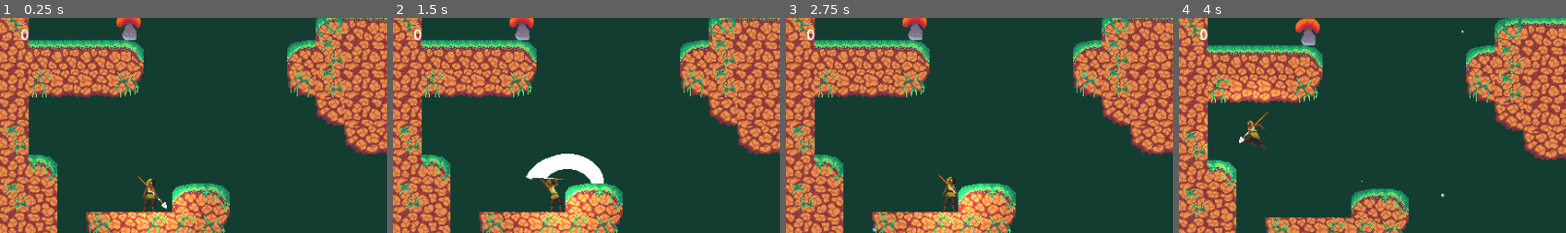
Above: before the commit, frames 1-4 (left to right).
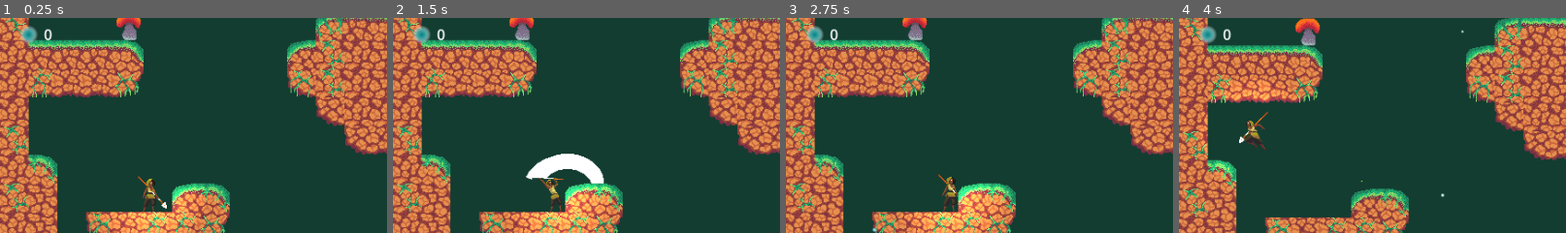
Above: after the commit, the same moments.

Repository: lemilonkh/GameOff23
Game: Godot game, scene res://scenes/main.tscn
Two runs of this game, one before a commit and one after it. Both use one fixed random seed, a clock stepped at 60 frames per second and the inputs below.
Inputs (mouse positions are % of the whole screen's width and height, from its top left):
- Up to frame 1 (0.25 s): no input
- Up to frame 2 (1.5 s): tap Enter at 0.5 s; move the mouse to (72, 45) at 0.52 s; hold Right (move_right) 0.53-1.25 s; hold K (attack) 0.53-1.25 s; click (72, 45) at 0.67 s; tap Space (jump) at 0.77 s; drag from (30, 55) to (45, 70) at 1.27 s
- Up to frame 3 (2.75 s): move the mouse to (60, 28) at 2.02 s; hold Right (move_right) from 2.03 s (still down); hold Shift from 2.03 s (still down)
- Up to frame 4 (4 s): release Right (move_right) at 2.75 s; release Shift at 2.75 s; drag from (45, 70) to (20, 35) at 2.77 s; move the mouse to (80, 65) at 3.52 s; hold Left (move_left) from 3.53 s (still down); tap E at 3.6 s; tap Space (jump) at 3.77 s
The pictures show only the part of the screen within x 0-50%, y 9-59%; the shares and areas given below are measured in that part.

The runs differ from the first frame. In frame 1, 0.3% of the frame differs, in the area x 5-14%, y 3-12%; in frame 2, 0.3%; in frame 3, 0.3%; in frame 4, 0.3%.

Commit message:
Remove reference to removed sprite from game

Diff:
--- a/scenes/game.tscn
+++ b/scenes/game.tscn
@@ -1,8 +1,7 @@
-[gd_scene load_steps=10 format=3 uid="uid://da6y27vlqx8cx"]
+[gd_scene load_steps=11 format=3 uid="uid://da6y27vlqx8cx"]
 
 [ext_resource type="Script" path="res://scenes/game.gd" id="1_jq20o"]
 [ext_resource type="PackedScene" uid="uid://dgna7p5elvtjm" path="res://scenes/player.tscn" id="2_vpfdv"]
-[ext_resource type="Texture2D" uid="uid://wiq0mic5m6is" path="res://SampleProject/Sprites/Collectible.png" id="3_uayub"]
 
 [sub_resource type="GDScript" id="GDScript_qm63g"]
 resource_name = "Minimap"
@@ -187,6 +186,15 @@
 		text = \"%03d%%\" % int(MetSys.get_explored_ratio() * 100)
 "
 
+[sub_resource type="Gradient" id="Gradient_i0ait"]
+offsets = PackedFloat32Array(0, 0.300546, 0.568306)
+colors = PackedColorArray(1.15514e-06, 0.518514, 0.510531, 1, 0.317647, 0.670588, 0.666667, 1, 1, 1, 1, 0)
+
+[sub_resource type="GradientTexture2D" id="GradientTexture2D_m122b"]
+gradient = SubResource("Gradient_i0ait")
+fill = 1
+fill_from = Vector2(0.5, 0.5)
+
 [node name="Game" type="Node2D"]
 texture_filter = 1
 script = ExtResource("1_jq20o")
@@ -273,7 +281,7 @@
 
 [node name="TextureRect" type="TextureRect" parent="UI/HBoxContainer"]
 layout_mode = 2
-texture = ExtResource("3_uayub")
+texture = SubResource("GradientTexture2D_m122b")
 expand_mode = 2
 stretch_mode = 5
 
